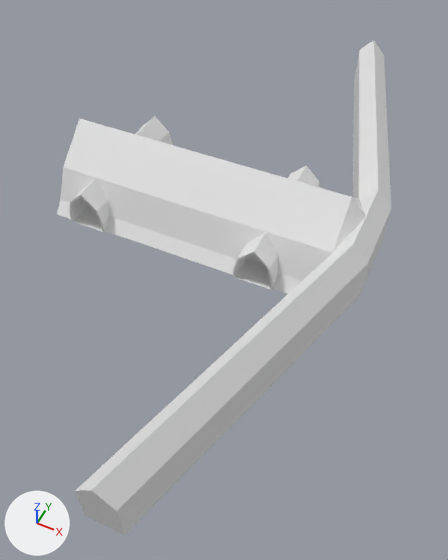
Renders of the Blender file cyber@avebury/Assets/Graphics/Map/Map.blend from each side of a commit.
Camera for both pictures: a 50 mm lens placed at (-16.59, 2.2, 4.86), pointed at (-18.75, 6.52, -0.53). Arrows for +X, +Y and +Z are at lower left; the lights stay in place. The same objects are shown in both versions, whatever each file hides.

The older version as bpy lines, for what is in view:
```python
me_cube = bpy.data.meshes.new('Cube')
me_cube.from_pydata(...)  # 177 vertices, 160 faces, 10 loose edges; spans x -1.8..2.2, y -4.0..4.0, z 0.0..0.96
ob_barn = bpy.data.objects.new('Barn', me_cube)
ob_barn.location = (-19.49, 7.53, -0.63)
ob_barn.rotation_euler = (0.0, 0.0, 0.0265)  # degrees (0, 0, 1.5)
```
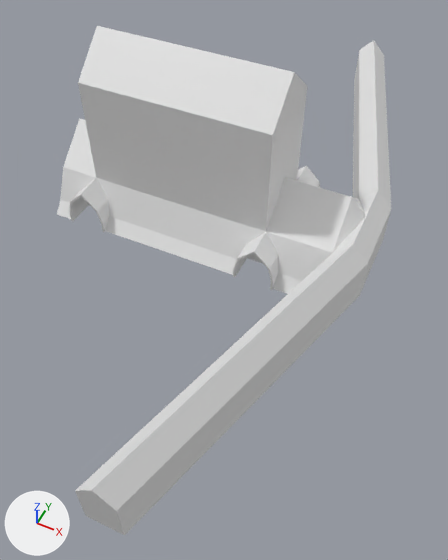
Where the change shows, as pixel boxes (x1, y1, x2, y2) in the pictures (448 x 560 px):
```json
{"object": "Barn", "change": "reshaped", "before": [57, 40, 391, 535], "after": [57, 26, 391, 535]}
{"part": 1, "of": "me_cube", "change": "built on", "before": [73, 128, 285, 289], "after": [78, 26, 307, 231]}
```

The change, as JSON lines over the scene's bpy script:
```json
{"block": "me_cube", "where": "# used by ob_barn; location = (-19.49, 7.53, -0.63); rotation_euler = (0.0, 0.0, 0.0265), in degrees (0, 0, 1.5)"}
{"op": "remove", "block": "me_cube", "code": "me_cube.from_pydata(...)  # 177 vertices, 160 faces, 10 loose edges; spans x -1.8..2.2, y -4.0..4.0, z 0.0..0.96"}
{"op": "add", "block": "me_cube", "code": "me_cube.from_pydata(...)  # 183 vertices, 186 faces, 8 loose edges; spans x -1.8..2.2, y -4.0..4.0, z 0.0..2.28"}
{"block": "me_cube", "change": "me_cube part 1"}
{"block": "me_cube", "change": "6 faces are deleted"}
{"block": "me_cube", "change": "2 loose edges are deleted"}
{"block": "me_cube", "change": "6 new vertices lie (0.0, 0.0, 1.32) away from vertices in x -1.3..1.0, y -0.5..0.5, z 0.54..0.96"}
{"block": "me_cube", "change": "32 new faces join them"}
```
